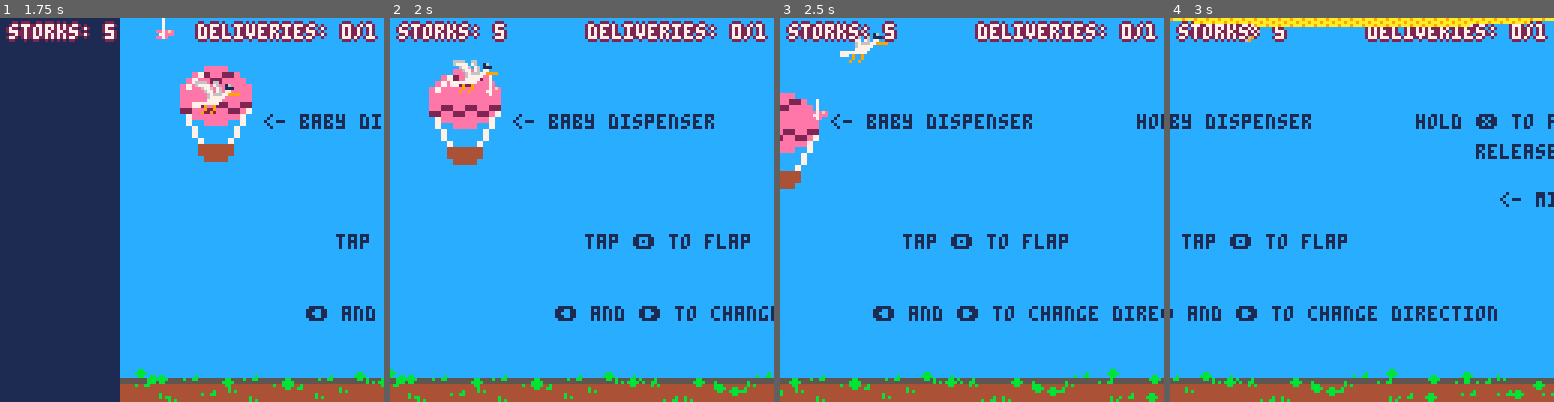
Above: before the commit, frames 1-4 (left to right).
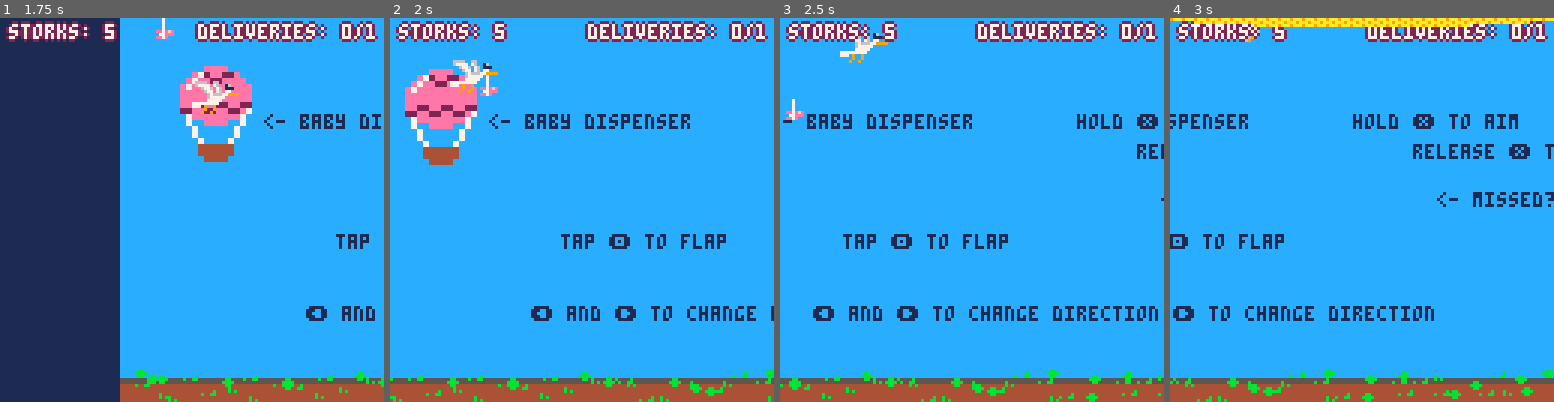
Above: after the commit, the same moments.

Repository: cheesepencil/ld53
Game: PICO-8 cartridge ld53.p8
Two runs of this game, one before a commit and one after it. Both use one fixed random seed, a clock stepped at 60 frames per second and the inputs below.
Inputs:
- Up to frame 1 (1.75 s): tap X (X key) at 0.33, 1.07 s; tap O (Z key) at 0.7, 1.7 s; hold Right from 1.6 s (still down)
- Up to frame 2 (2 s): keep holding Right; tap X (X key) at 1.85 s
- Up to frame 3 (2.5 s): release Right at 2.1 s; tap O (Z key) at 2.1 s; hold Up 2.15-2.42 s; hold Right from 2.47 s (still down)
- Up to frame 4 (3 s): keep holding Right; tap O (Z key) at 2.5, 2.9 s; tap X (X key) at 2.97 s

Frame 1 is identical in both runs. In frame 2, 7.1% of the frame differs, in the area x 0-100%, y 13-100%; in frame 3, 7.0%; in frame 4, 7.0%.

Commit message:
flapping hastens horizontal movement

Diff:
--- a/bird.lua
+++ b/bird.lua
@@ -9,6 +9,7 @@
         if not bird.flapped then
             bird.flapped = true
             bird.y_velocity = -FLAP_POWER
+            bird.x_velocity += FLAP_POWER * (bird.left and -1 or 1)
             bird.flapped_at = t()
             bird.sprite = 2
         end
